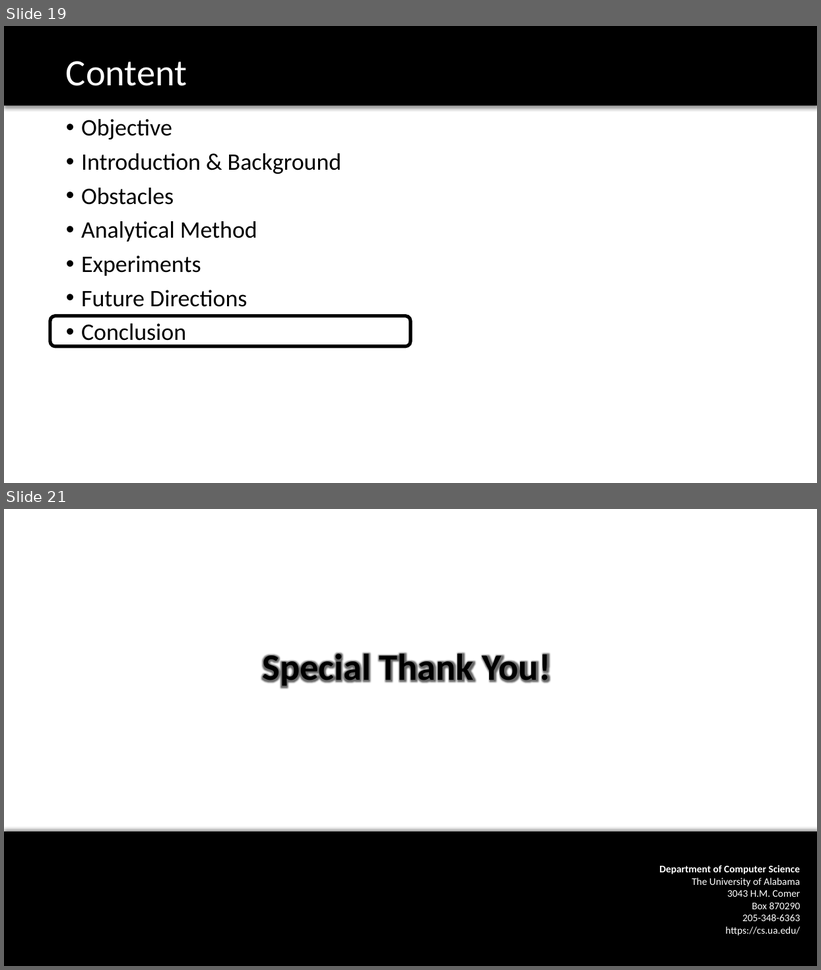
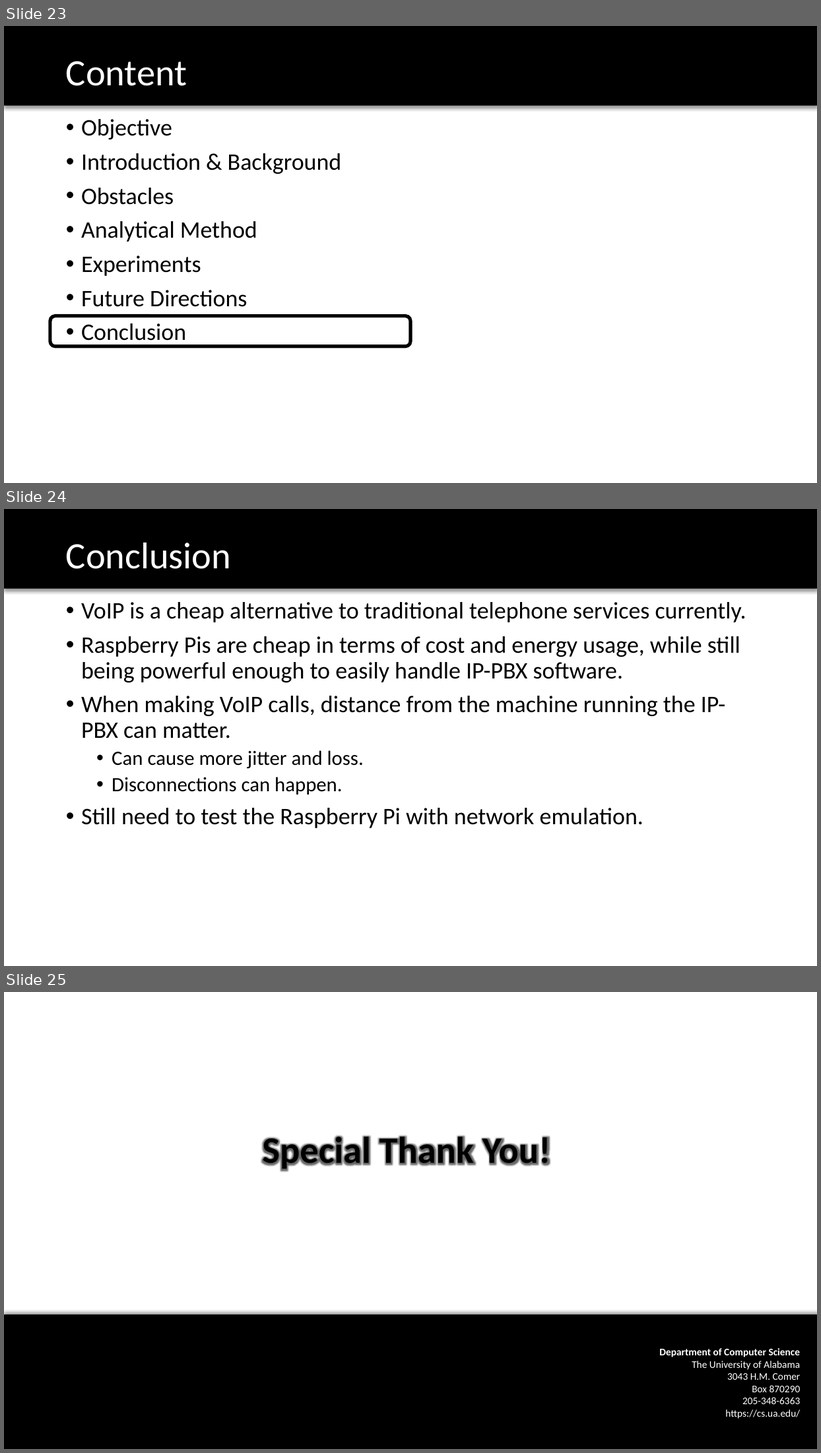
Before and after one commit to TrupeshKumarPatel/IoT_RaspberryPi, a slide deck: project_presentation/VoIP_final_presentation.pptx. Shown one above the other, each under a label of ours: slides 19 and 21 before the commit, slides 23, 24 and 25 after it; the slides between them are not shown. The pictures are 821x970 and 821x1453 pixels, drawn with LibreOffice and Linux fonts; fonts in the diff are those of the drawing; background and template pictures are left out. Boxes give left, top, right and bottom in pixels: in the first picture for what was removed or moved away, otherwise in the second. Text is boxed around its words. In the diff, an @@ line names an element or a change of style, - is before the commit and + after.

```diff
--- a/project_presentation/VoIP_final_presentation.pptx
+++ b/project_presentation/VoIP_final_presentation.pptx
@@ slide 24 added at bbox=[4, 509, 817, 966], background #FFFFFF; not listed: 1 template element that a slide beside it also shows @@
@@ title added at bbox=[66, 542, 231, 569], 44 pt, text #FFFFFF @@
+Conclusion
@@ text added at bbox=[81, 602, 746, 828], 28 pt, text #000000 @@
+• VoIP is a cheap alternative to traditional telephone services currently.
+• Raspberry Pis are cheap in terms of cost and energy usage, while still being powerful enough to easily handle IP-PBX software.
+• When making VoIP calls, distance from the machine running the IP-PBX can matter.
+  • Can cause more jitter and loss.
+  • Disconnections can happen.
+• Still need to test the Raspberry Pi with network emulation.
@@ what was slide 19 is now slide 23 @@
@@ what was slide 21 is now slide 25 @@
```
Also in this commit, not shown: 8 slides changed, 5 other slides added, 1 slide removed, 2 other files.
